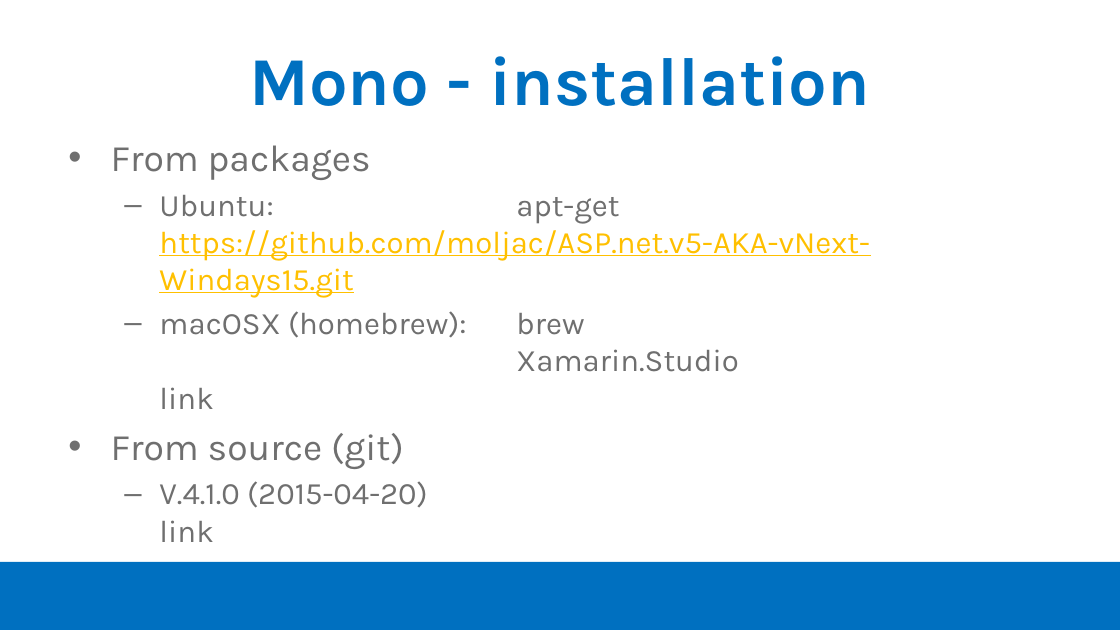
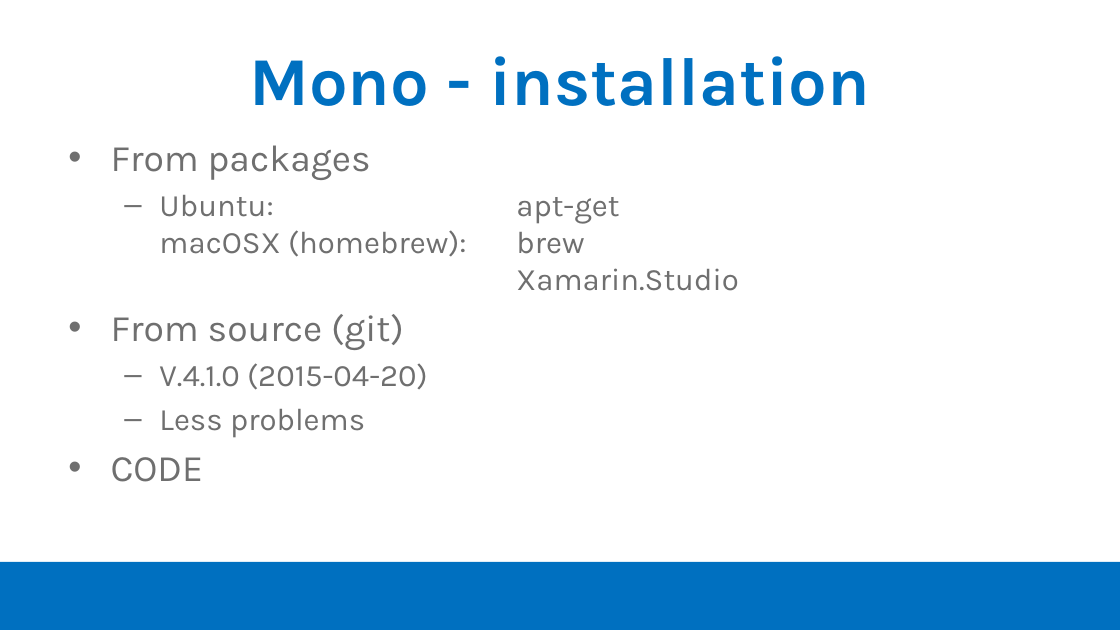
Before and after one commit to moljac/ASP.net.v5-AKA-vNext-Windays15, a slide deck: slide 7 of talk/Windays15 - ASP.net v.5 (vNext) on Linux and Mac OSX.pptx (slide 6 before the commit). Drawn at 1120x630 pixels with LibreOffice and Linux fonts; fonts in the diff are those of the drawing; background and template pictures are left out. Boxes give left, top, right and bottom in pixels: in the first picture for what was removed or moved away, otherwise in the second. Text is boxed around its words. In the diff, an @@ line names an element or a change of style, - is before the commit and + after.

Commit message:
talk final

```diff
--- a/talk/Windays15 - ASP.net v.5 (vNext) on Linux and Mac OSX.pptx
+++ b/talk/Windays15 - ASP.net v.5 (vNext) on Linux and Mac OSX.pptx
@@ text at (159,195,466,257): text changed; text colour #FFC000 to #6F6F6F @@
-  – Ubuntu: apt-get
-    https://github.com/moljac/ASP.net.v5-AKA-vNext-Windays15.git
-  – macOSX (homebrew): brew
-    Xamarin.Studio
-    link
+  – Ubuntu: apt-get
+    macOSX (homebrew): brew
+    Xamarin.Studio
@@ text at (111,363,428,482): text changed @@
-  – V.4.1.0 (2015-04-20)
-    link
+  – V.4.1.0 (2015-04-20)
+  – Less problems
+• CODE
```
Also in this commit, not shown: 14 other slides changed, 3 slides added, 3 slides removed.
